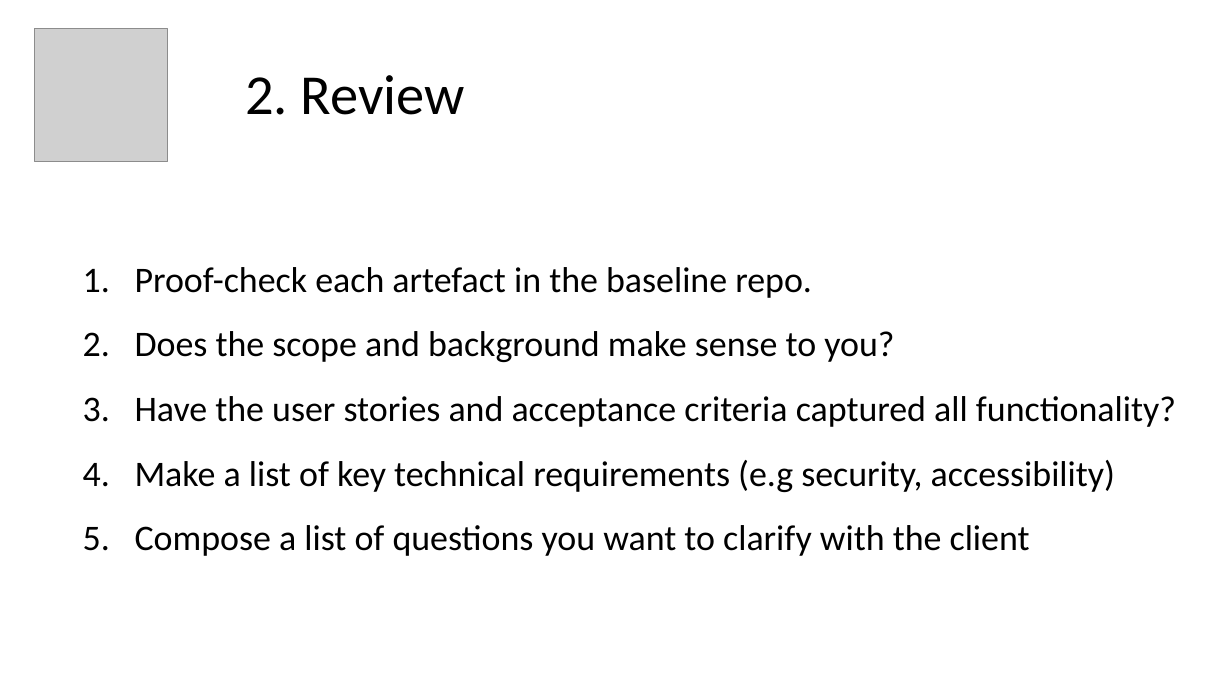
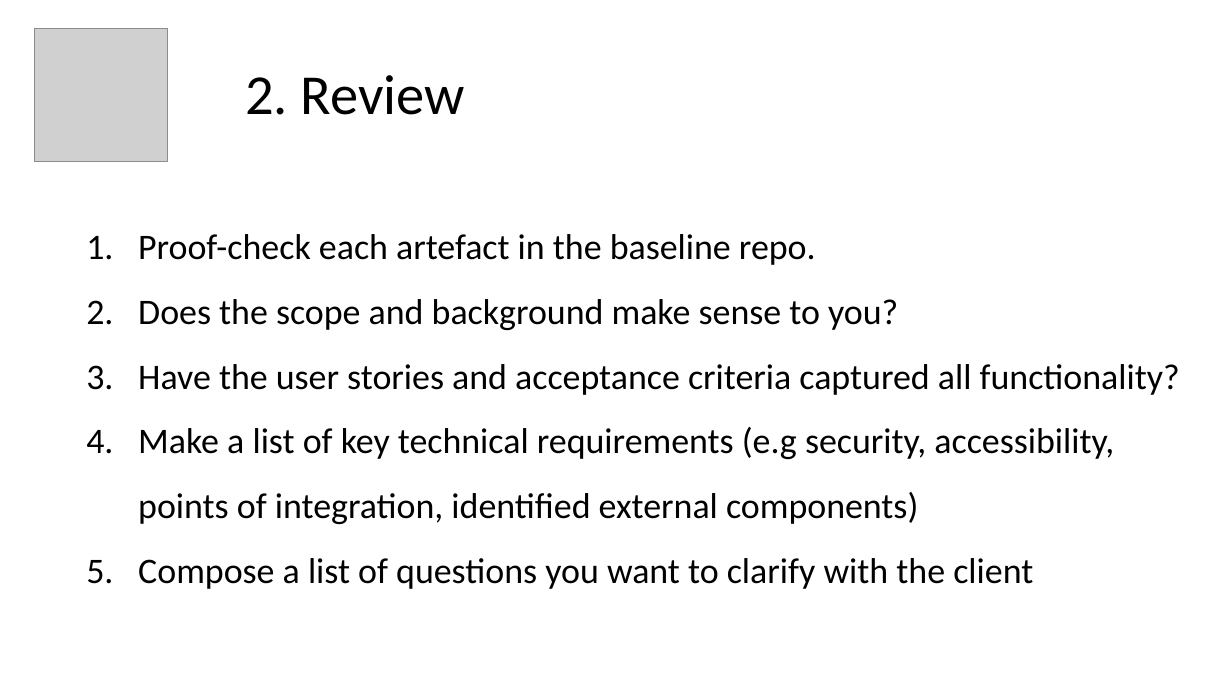
Before and after one commit to paulcalverley/paulcalverley, a slide deck: slide 17 of Week2_2025_VI.pptx. Drawn at 1232x693 pixels with LibreOffice and Linux fonts; fonts in the diff are those of the drawing; grey boxes stand for pictures. Boxes give left, top, right and bottom in pixels: in the first picture for what was removed or moved away, otherwise in the second. Text is boxed around its words. In the diff, an @@ line names an element or a change of style, - is before the commit and + after.

```diff
--- a/Week2_2025_VI.pptx
+++ b/Week2_2025_VI.pptx
@@ text "Proof-check each artefact in the ...": place and size @@
-text "Proof-check each artefact in the ..." at [135,267,1176,556]
+text "Proof-check each artefact in the ..." at [138,234,1180,589]
@@ text at [138,427,1114,524]: text changed @@
-4. Make a list of key technical requirements (e.g security, accessibility)
+4. Make a list of key technical requirements (e.g security, accessibility,
+   points of integration, identified external components)
```
Also in this commit, not shown: 2 other slides changed, 1 slide added, 1 other file.
